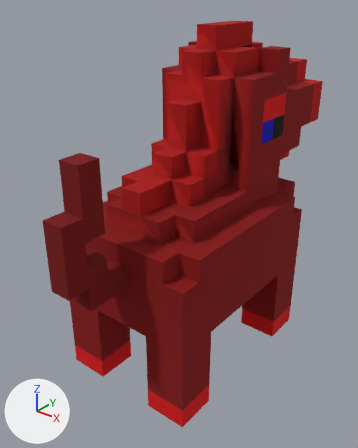
What one commit did to the OBJ model models/horse.obj.
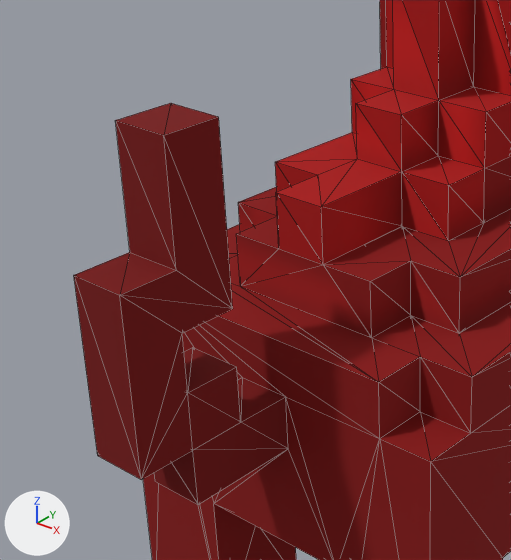
There are two pictures of each version: one whole from a camera (50 mm lens) standing at (12.75, -17.42, 17.59) and looking at (-0.67, -0.64, 7.18), one close up on the part from 4% to 60% of the width and 25% to 74% of the height. Every picture has the same lights, and +X, +Y and +Z are marked at lower left. The close-ups show mesh edges as thin lines. Where no turn or scale is listed for an object, it has been applied to the vertices. Vertices at the same position are counted once.

In view in the first close-up: 'horse'.
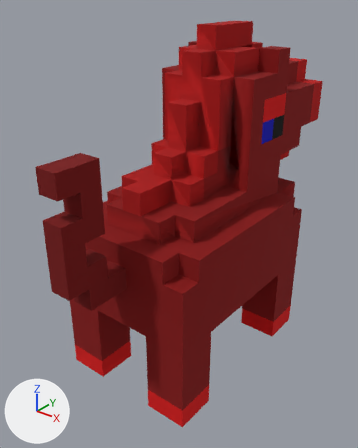
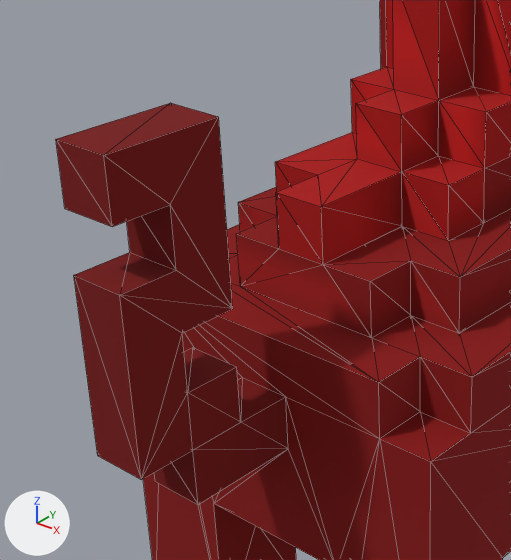
Commit message: modified horse models

Pixel boxes (x1, y1, x2, y2) of what changed, in the close-ups (511 x 560 px):
```json
{"object": "horse", "change": "reshaped", "before": [74, 0, 511, 560], "after": [56, 0, 511, 560]}
{"part": 1, "of": "me_horse", "change": "built on", "before": [115, 103, 233, 309], "after": [56, 103, 233, 309]}
```

Scene script edits in JSON lines:
```json
{"block": "me_horse", "where": "# used by ob_horse; location = (0.0, 0.0, 0.0)"}
{"op": "remove", "block": "me_horse", "code": "me_horse.from_pydata(...)  # 379 vertices, 916 faces; spans x -4.0..3.0, y -8.0..8.0, z 0.0..16.0"}
{"op": "add", "block": "me_horse", "code": "me_horse.from_pydata(...)  # 383 vertices, 924 faces; spans x -4.0..3.0, y -8.0..8.0, z 0.0..16.0"}
{"block": "me_horse", "change": "me_horse part 1"}
{"block": "me_horse", "change": "2 vertices are removed from x -1.0..0.0, y -7.0, z 12.0"}
{"block": "me_horse", "change": "8 faces are deleted"}
{"block": "me_horse", "change": "6 vertices are added at (-1.0, -8.0, 11.0), (-1.0, -7.0, 11.0), (-1.0, -8.0, 12.0), (0.0, -8.0, 11.0), (0.0, -7.0, 11.0), (0.0, -8.0, 12.0)"}
{"block": "me_horse", "change": "16 new faces join them"}
```
